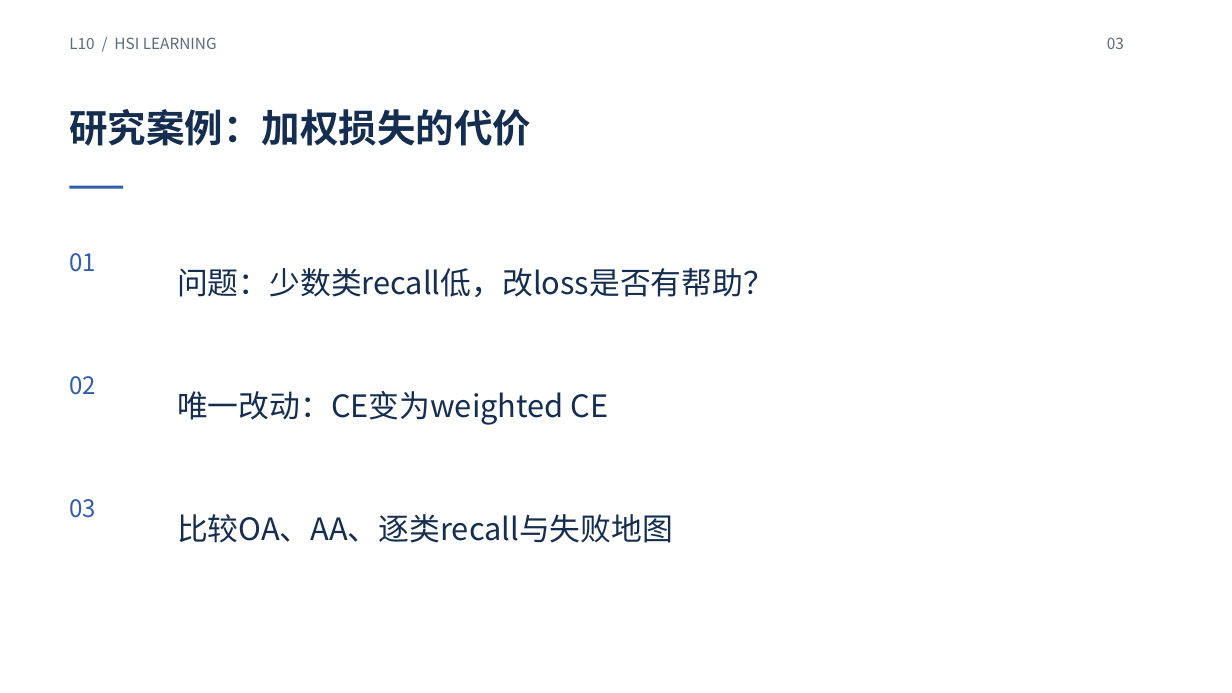
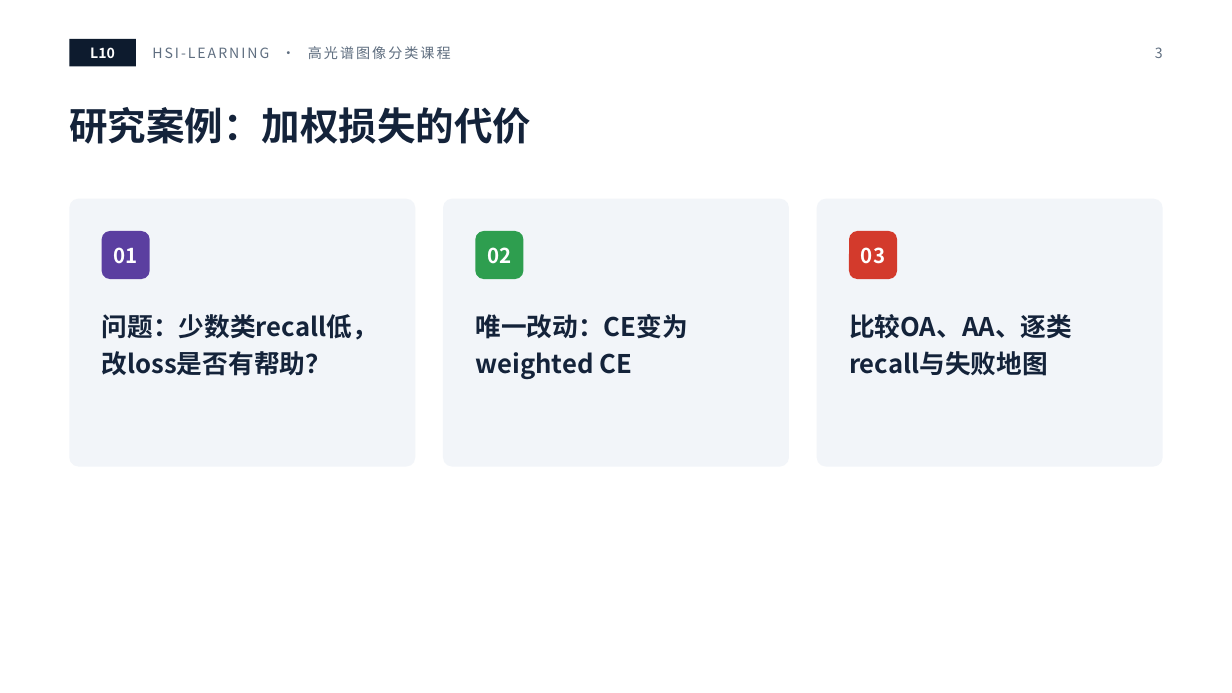
Before and after one commit to masskx/HSI-Learning, a slide deck: slide 3 of slides/decks/L10-research.pptx. Drawn at 1232x693 pixels with LibreOffice and Linux fonts; fonts in the diff are those of the drawing. Boxes give left, top, right and bottom in pixels: in the first picture for what was removed or moved away, otherwise in the second. Text is boxed around its words. In the diff, an @@ line names an element or a change of style, - is before the commit and + after.

```diff
--- a/slides/decks/L10-research.pptx
+++ b/slides/decks/L10-research.pptx
@@ text removed at (69,37,217,49) @@
-L10 / HSI LEARNING
@@ rectangle added at (69,39,136,67), fill #0D1B2E @@
@@ text added at (90,47,115,58), 11 pt, text #FFFFFF, bold @@
+L10
@@ text added at (152,46,451,59), 11 pt, text #5F6E80 @@
+HSI-LEARNING · 高光谱图像分类课程
@@ page number added at (1155,47,1163,58), 11 pt, text #5F6E80 @@
+3
@@ title "研究案例：加权损失的代价" at (69,107,531,144): text colour #152E50 to #14233A @@
@@ rectangle removed at (69,186,123,189) @@
@@ rounded rectangle added at (69,199,415,467), fill #F2F5F9 @@
@@ rounded rectangle added at (443,199,788,467), fill #F2F5F9 @@
@@ rounded rectangle added at (817,199,1163,467), fill #F2F5F9 @@
@@ text "01": place and size @@
-text "01" at (69,253,96,272)
+text "01" at (114,247,138,264)
@@ text "01" at (114,247,138,264): size 18.8 to 16 pt, text colour #315DAB to #FFFFFF, bold on; alignment left to centre @@
@@ rounded rectangle added at (102,231,150,279), fill #5B3FA0 @@
@@ text "02" at (487,247,511,264): size 18.8 to 16 pt, text colour #315DAB to #FFFFFF, bold on; alignment left to centre @@
@@ text "02": place and size @@
-text "02" at (69,376,96,395)
+text "02" at (487,247,511,264)
@@ rounded rectangle added at (475,231,523,279), fill #2E9E4F @@
@@ text "03": place and size @@
-text "03" at (1107,37,1124,49)
+text "03" at (861,247,885,264)
@@ text "03" at (861,247,885,264): size 12 to 16 pt, text colour #5C6B7A to #FFFFFF, bold on; alignment left to centre @@
@@ rounded rectangle added at (849,231,897,279), fill #D33A2C @@
@@ text "问题：少数类recall低，改loss是否有帮助？": place and size @@
-text "问题：少数类recall低，改loss是否有帮助？" at (177,268,774,297)
+text "问题：少数类recall低，改loss是否有帮助？" at (102,314,378,376)
@@ text "唯一改动：CE变为weighted CE": place and size @@
-text "唯一改动：CE变为weighted CE" at (177,391,609,425)
+text "唯一改动：CE变为weighted CE" at (475,314,688,374)
@@ size 24 to 20 pt, text colour #152E50 to #14233A, bold on; line spacing 1 to 1.2; vertical alignment middle to top in 3 elements at (102,314,378,376), (475,314,688,374), (849,314,1072,376) @@
@@ text "比较OA、AA、逐类recall与失败地图": place and size @@
-text "比较OA、AA、逐类recall与失败地图" at (177,514,673,543)
+text "比较OA、AA、逐类recall与失败地图" at (849,314,1072,376)
@@ text removed at (69,499,96,518) @@
-03
```
Also in this commit, not shown: 11 other slides changed, 20 other files.
